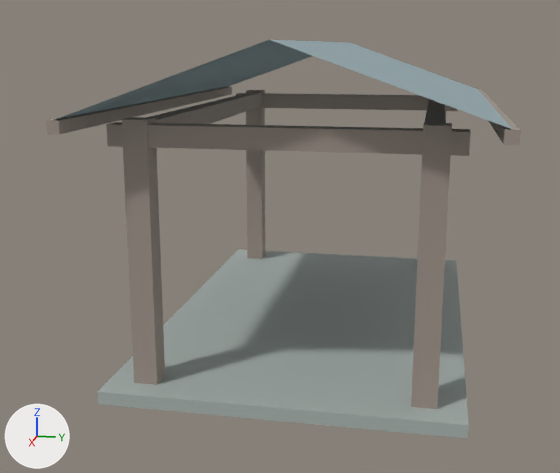
Renders of the OBJ model asset/maps/rural-town/riverside-shelter.obj from each side of a commit.
Rendered twice from a camera (50 mm lens) standing at (7.75, 1.13, 2.84) and looking at (0.2, -0.38, 0.95). Lighting does not change. The marker at lower left points along +X, +Y and +Z. The older version comes first. Where no turn or scale is listed for an object, it has been applied to the vertices. Vertices at exactly the same position are counted once.

The first picture shows 'riverside-shelter'.
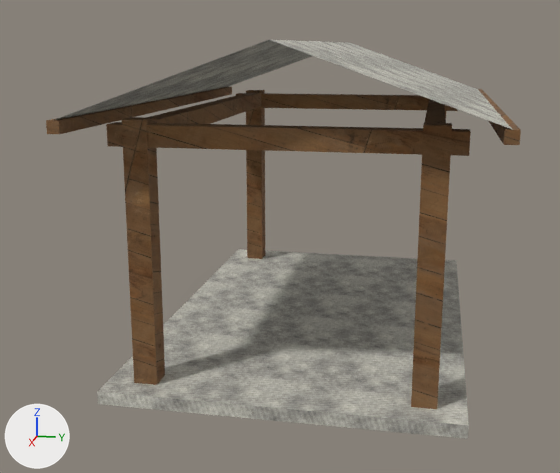
Pixel boxes [x1, y1, x2, y2] of what changed, in the pictures (560 x 473 px):
'riverside-shelter', surface changed: [46, 40, 521, 438] in both

The edits, one by one:
Picture 'valley-weathered-stone.png' (img_valley_weathered_stone_png) is new.
Picture 'wood.jpg' (img_wood_jpg) is new.
In material 'stoneC' (mat_stonec), base_color is no longer (0.39, 0.44, 0.42), grey #a8b1ad.
In material 'stoneC' (mat_stonec), texture is now set to img_valley_weathered_stone_png.
In material 'darkWood' (mat_darkwood), base_color is no longer (0.34, 0.29, 0.25), grey #9e9389.
In material 'darkWood' (mat_darkwood), texture is now set to img_wood_jpg.
In material 'roof' (mat_roof), base_color is no longer (0.32, 0.42, 0.45), grey #99adb3.
In material 'roof' (mat_roof), texture is now set to img_valley_weathered_stone_png.
me_riverside_shelter has 94 vertices, 68 faces and spans x -2.47..2.47, y -1.67..1.67, z 0.0..2.88.
me_riverside_shelter is used by ob_riverside_shelter; location (0.0, 0.0, 0.0).
me_riverside_shelter part 1: texture (UV) coordinates of 68 of 68 faces, centred in x -2.47..2.47, y -1.67..1.67, z 0.0..2.6, changed; they spanned u 0.0..1.0, v 0.0..1.0 and now span u -3.37..3.37, v -2.4..2.4.
